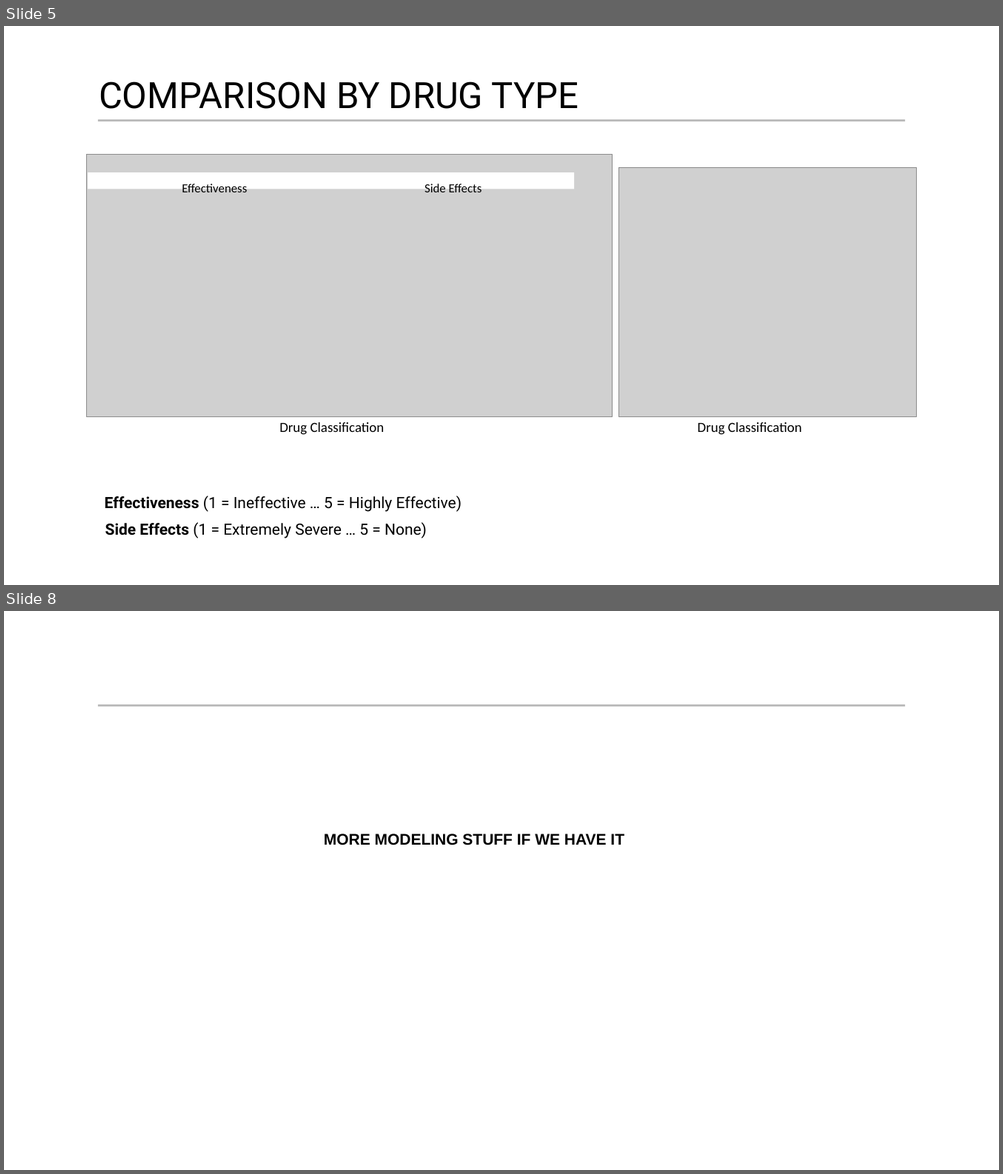
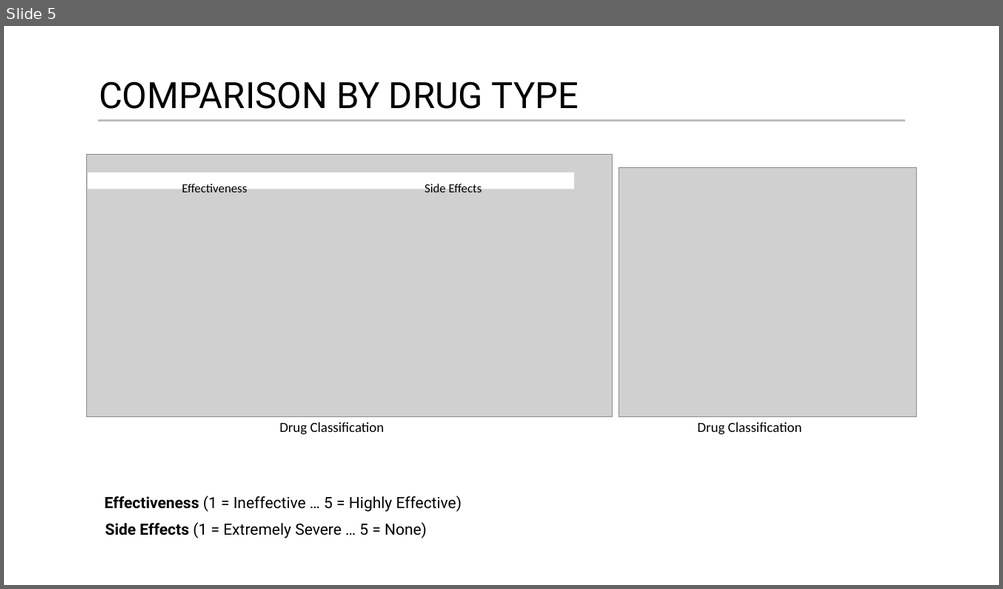
Before and after one commit to joestoica/eda, a slide deck: project/EDA-Final_ppt.pptx. Shown one above the other, each under a label of ours: slides 5 and 8 before the commit, slide 5 after it; the slides between them are not shown. The pictures are 1003x1174 and 1003x589 pixels, drawn with LibreOffice and Linux fonts; fonts in the diff are those of the drawing; grey boxes stand for pictures. Boxes give left, top, right and bottom in pixels: in the first picture for what was removed or moved away, otherwise in the second. Text is boxed around its words. In the diff, an @@ line names an element or a change of style, - is before the commit and + after.

```diff
--- a/project/EDA-Final_ppt.pptx
+++ b/project/EDA-Final_ppt.pptx
@@ slide 8 removed at (4, 611, 999, 1170), background #FFFFFF @@
@@ line removed from (98, 706) to (905, 706) @@
@@ text removed at (324, 834, 624, 846) @@
-MORE MODELING STUFF IF WE HAVE IT
```
Also in this commit, not shown: 2 slides changed, 3 slides added, 2 other slides removed.
